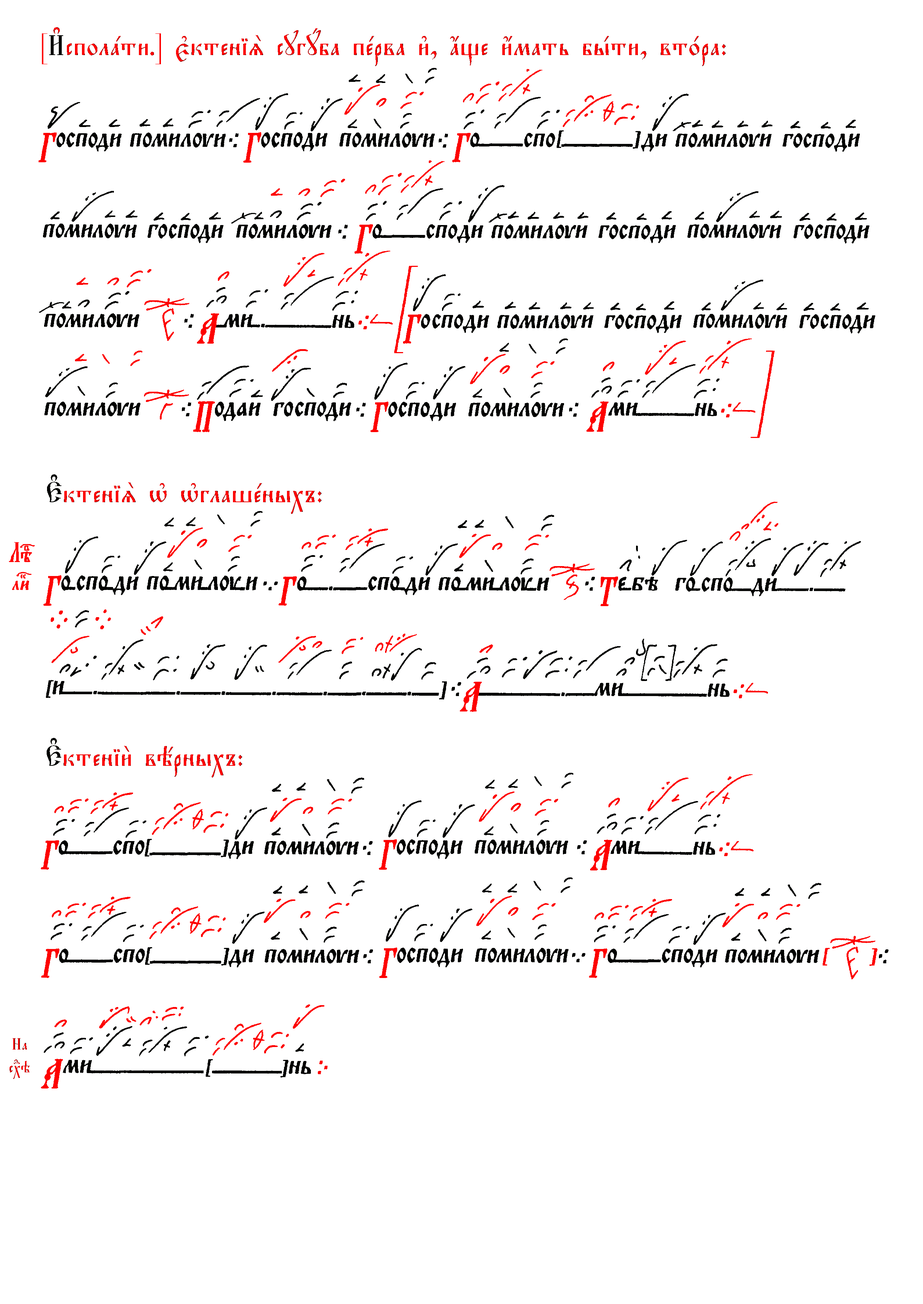
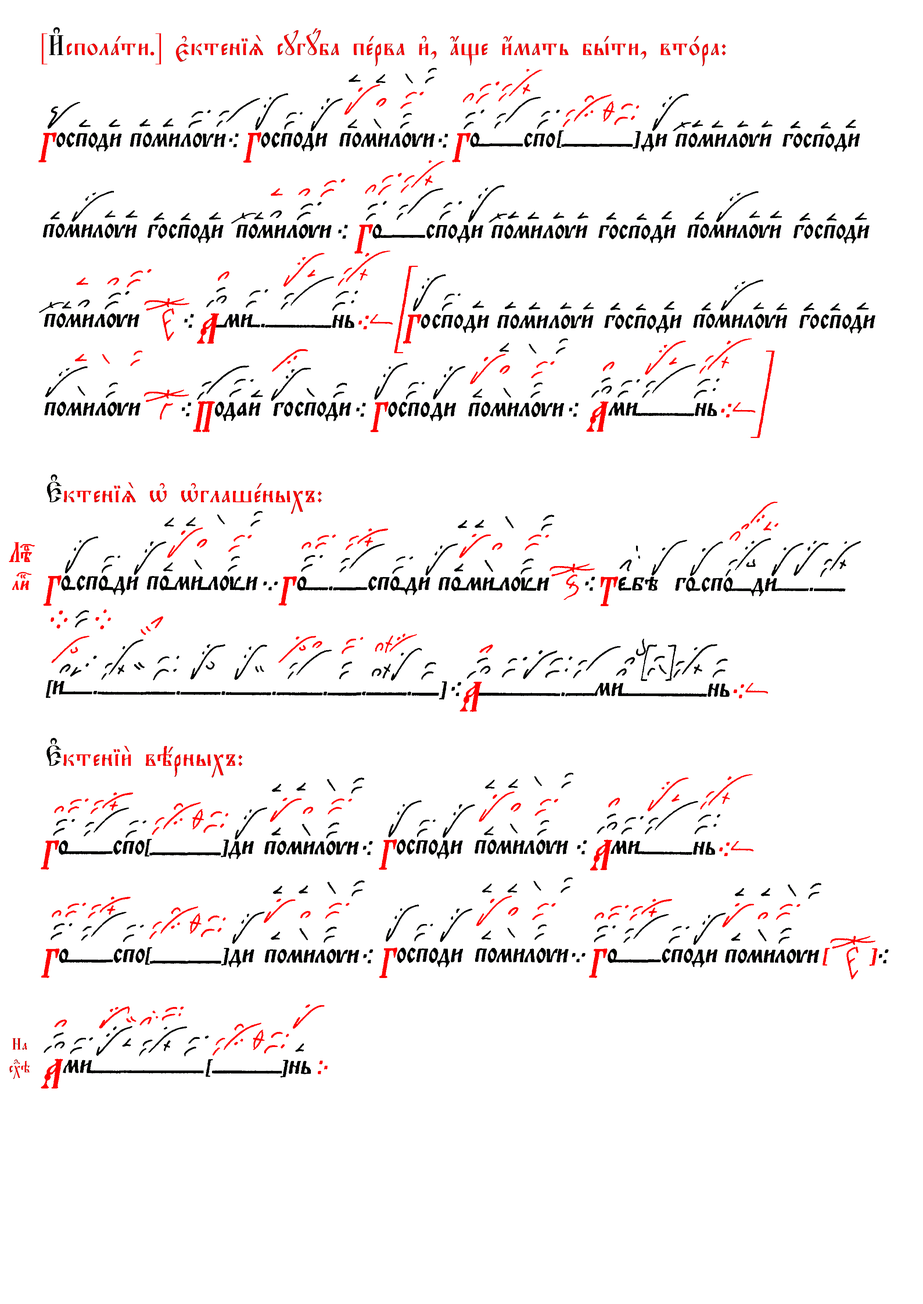
Layers edited between the first and the second 923 x 1304 image:
painted on "[И#сполaти.] є3ктеніz2 сугyба ..." over 41, 27, 726, 67
